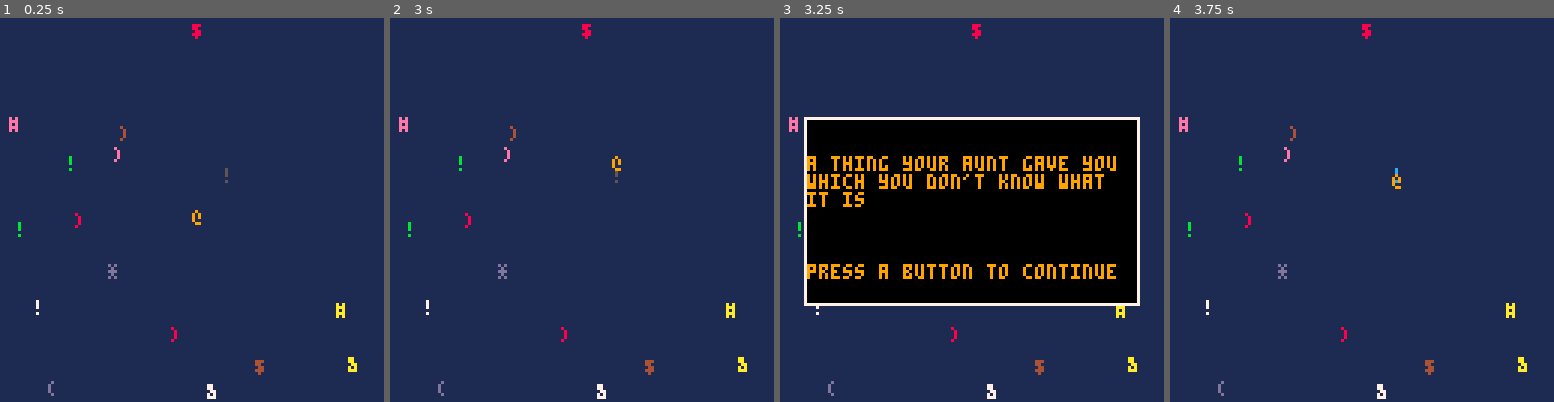
Above: before the commit, frames 1-4 (left to right).
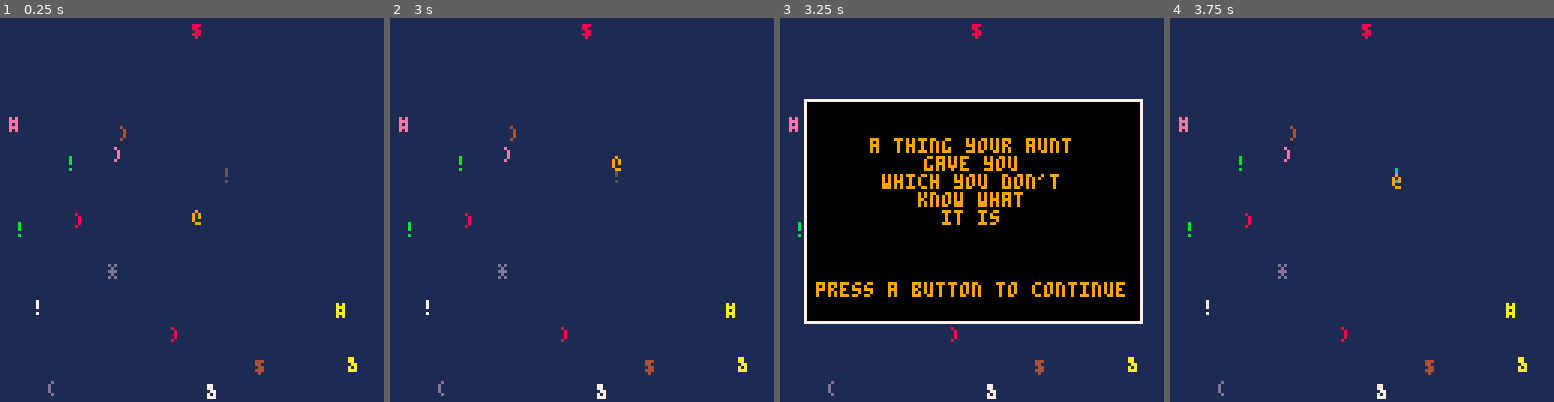
Above: after the commit, the same moments.

Repository: jmahoney/rfk-pico8
Game: PICO-8 cartridge rfk.p8
Same seed, same stepped clock (60 frames per second), same inputs: the game is played once before the commit and once after it.
Inputs:
- Up to frame 1 (0.25 s): no input
- Up to frame 2 (3 s): tap O (Z key) at 0.33, 1.07, 2.22 s; tap Down at 0.7 s; tap X (X key) at 1.43, 2.07, 2.82 s; hold Up 1.97-2.63 s; hold Right from 2.68 s (still down)
- Up to frame 3 (3.25 s): release Right at 3.02 s; hold Down from 3.07 s (still down)
- Up to frame 4 (3.75 s): tap X (X key) at 3.57 s; tap O (Z key) at 3.72 s; release Down at 3.73 s

Frames 1-2 are identical in both runs. In frame 3, 18% of the frame differs, in the area x 6-95%, y 21-80%; in frame 4, nothing differs.

Commit message:
Better message formatting

Diff:
--- a/rfk.p8
+++ b/rfk.p8
@@ -46,21 +46,21 @@
         {"it's an empty box"},
         {"it's an broken crt monitor"},
         {"you found a dog"},
-        {"a voucher $20 off hacksaws", "at joe's hardware"},
+        {"a voucher $20", "off hacksaws", "at joe's hardware"},
         {"one prophylactic, soiled"},
         {"he doesn't have time to", "discuss this with", "the committee"},
         {"she is not a committee"},
         {"a bag of oranges.","you're allergic"},
         {"underwear. 2 pair."},
-        {"it's the 1977 greatest hits","compilation 'double platinum'","by the rock band kiss"},
+        {"it's the 1977", "greatest hits","compilation", "'double platinum'","by the rock band", "kiss"},
         {"i pity the fool", "who mistakes me", "for kitten!"},
         {"a macguffin"},
         {"the president of the united states"},
         {"the ambassador to the", "federated states","of micronesia"},
-        {"a topographical map of the south island of new zealand"},
+        {"a topographical", "map of the", "south island","of", "new zealand"},
         {"a discarded can of fizz"},
-        {"seventeen goonies bubblegum cards"},
-        {"a thing your aunt gave you","which you don't know what","it is"},
+        {"seventeen goonies", "bubblegum cards"},
+        {"a thing your aunt","gave you","which you don't", "know what","it is"},
         {"a wetsuit"},
         {"$10,000 in unmarked bills"},
         {"a grumpy cat"},
@@ -69,7 +69,7 @@
         {"a really good recipe for lasagne"},
         {"two hundred angry bees"},
         {"a patch of evil babies"},
-        {"only forward","by Michael Marshall Smith"},
+        {"only forward","by ","Michael Marshall Smith"},
         {"someone has printed out","ten years of","alt.startrek.creative"}
     }
 
@@ -165,22 +165,26 @@
 function draw_message_box(messages,continue_message)
     local line_count = #messages
     local box_height = (line_count * 6) + 44 --includes padding 42 + 2 for border
-    local box_width = 119
+    local box_width = (#continue_message * 4) + 8
+    for m in all(messages) do
+        local line_width = (#m * 4) + 8
+        if (line_width > box_width) then
+            box_width = line_width
+        end
+    end
+
     local top = (128-box_height)/2
-    local left = 8
-
-
-    rect(left,top,box_width,top+box_height,7)
-    rectfill(left+1,top+1,box_width-1,(top+box_height-1),0)
-    -- print(message, 26, 26, 9)
+    local left = (128-box_width)/2
+
+    rect(left,top,left+box_width,top+box_height,7)
+    rectfill(left+1,top+1,left+box_width-1,(top+box_height-1),0)
 
     line_top = top + 1 + 12
     for m in all(messages) do
-        print(m, left+1, line_top, 9)
+        print(m, (128-(#m*4))/2, line_top, 9)
         line_top += 6
     end
-    print(continue_message, left+1, line_top+18, 9)
-
+    print(continue_message, left+4, line_top+18, 9)
 end
 
 function draw_robot()
@@ -189,7 +193,7 @@
 
 function move_robot()
     if btn(0) or btn(1) or btn(2) or btn(3) then
-        psfx(0)
+        play_sfx(0)
         if sfx_timer <= 0 then
             sfx_timer = 20
         end
@@ -227,7 +231,7 @@
     return coords
 end
 
-function psfx(num)
+function play_sfx(num)
     if sfx_timer <= 0 then
         sfx(num)
     end
